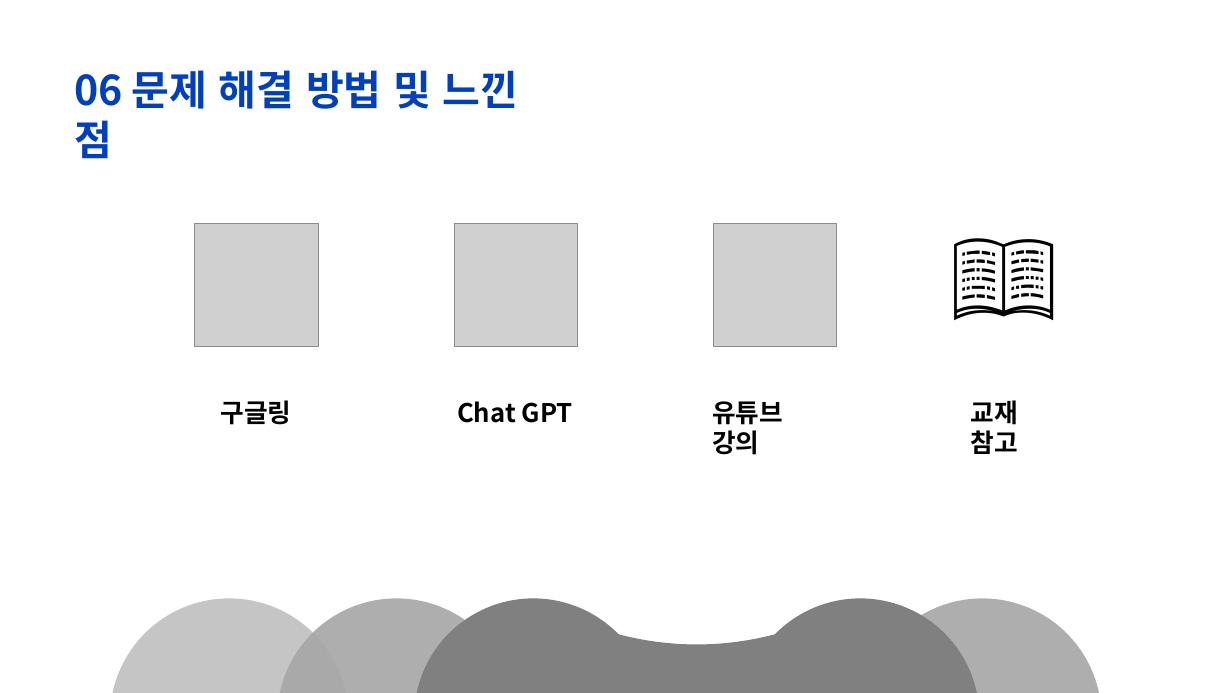
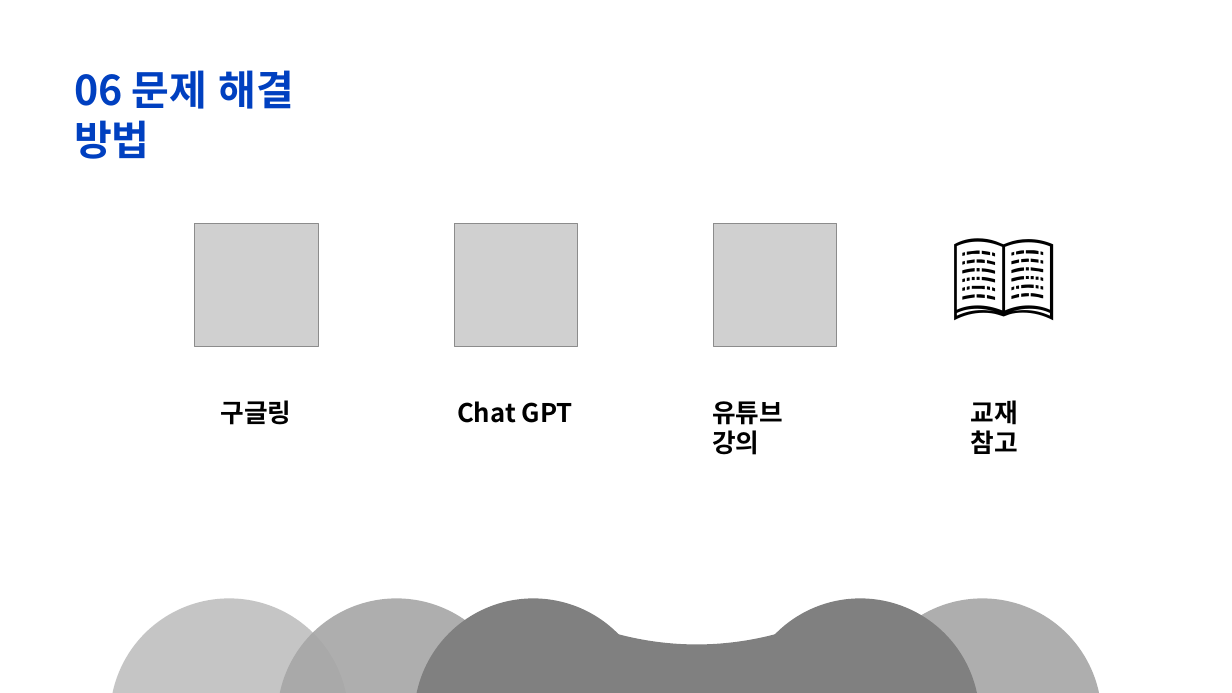
Before and after one commit to jhohoh/Code_Eaters, a slide deck: slide 11 of 원더월 HTML 클론 코딩.pptx. Drawn at 1232x693 pixels with LibreOffice and Linux fonts; fonts in the diff are those of the drawing; grey boxes stand for pictures. Boxes give left, top, right and bottom in pixels: in the first picture for what was removed or moved away, otherwise in the second. Text is boxed around its words. In the diff, an @@ line names an element or a change of style, - is before the commit and + after.

```diff
--- a/원더월 HTML 클론 코딩.pptx
+++ b/원더월 HTML 클론 코딩.pptx
@@ text at box(74, 70, 295, 159): text changed @@
-06 문제 해결 방법 및 느낀 점
+06 문제 해결 방법
```
Also in this commit, not shown: 7 other slides changed, 1 slide added, 5 other files.
